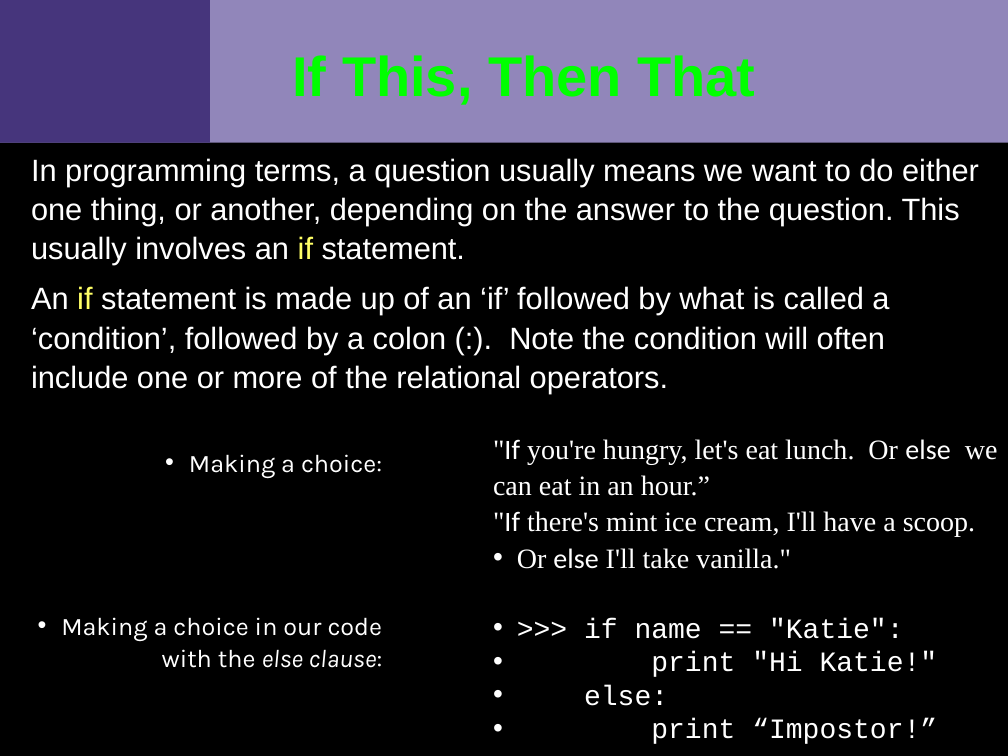
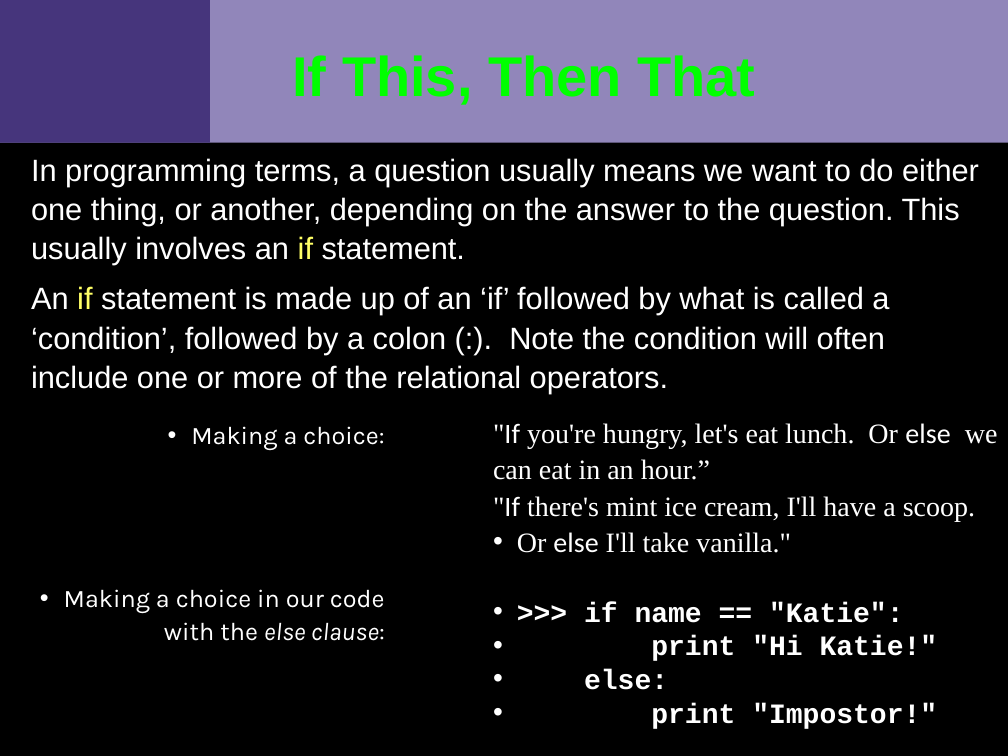
Before and after one commit to VCTLabs/swfk-python-intro, a slide deck: slide 3 of course_materials/slides/slideset4_beginning_python2_dev_SWFK.odp. Drawn at 1008x756 pixels with LibreOffice and Linux fonts; fonts in the diff are those of the drawing; background and template pictures are left out. Boxes give left, top, right and bottom in pixels: in the first picture for what was removed or moved away, otherwise in the second. Text is boxed around its words. In the diff, an @@ line names an element or a change of style, - is before the commit and + after.

```diff
--- a/course_materials/slides/slideset4_beginning_python2_dev_SWFK.odp
+++ b/course_materials/slides/slideset4_beginning_python2_dev_SWFK.odp
@@ text "Making a choice:": place and size @@
-text "Making a choice:" at [61,454,383,668]
+text "Making a choice:" at [64,426,385,641]
@@ text ""If you're hungry, let's eat ...": place and size @@
-text ""If you're hungry, let's eat ..." at [493,439,998,744]
+text ""If you're hungry, let's eat ..." at [493,423,998,729]
@@ text at [584,602,938,690]: bold on in ">>> if name == "Katie":", "print "Hi Katie!"", "else:" @@
@@ text at [651,703,937,729]: text changed; bold on @@
-• print “Impostor!”
+• print "Impostor!"
```
Also in this commit, not shown: 3 other slides changed, 9 other files.
